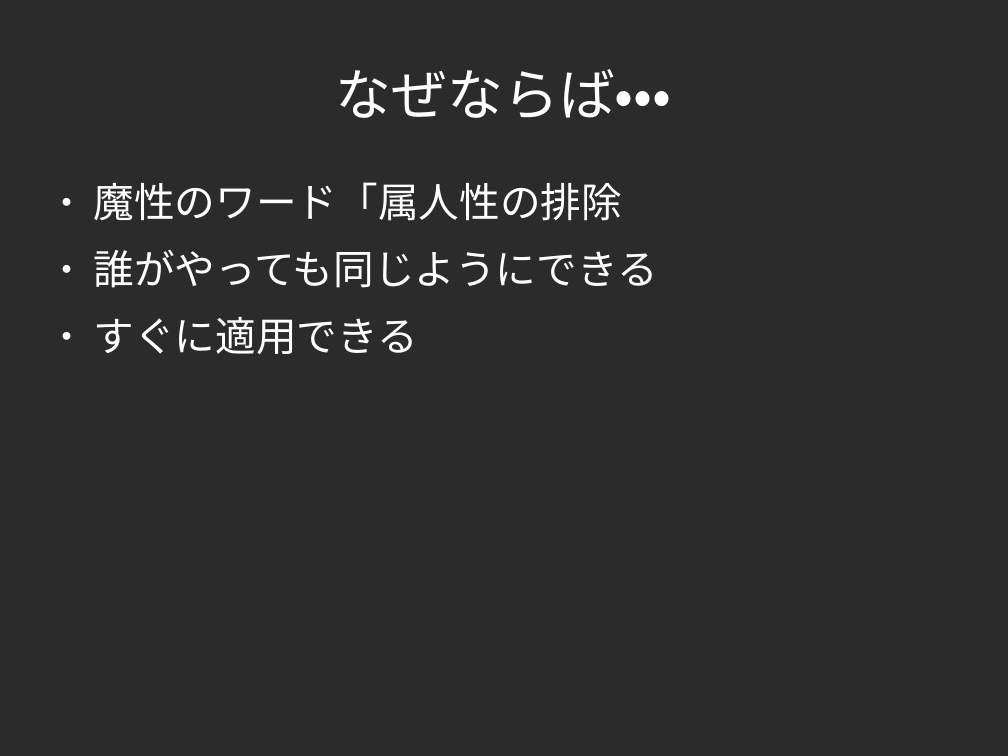
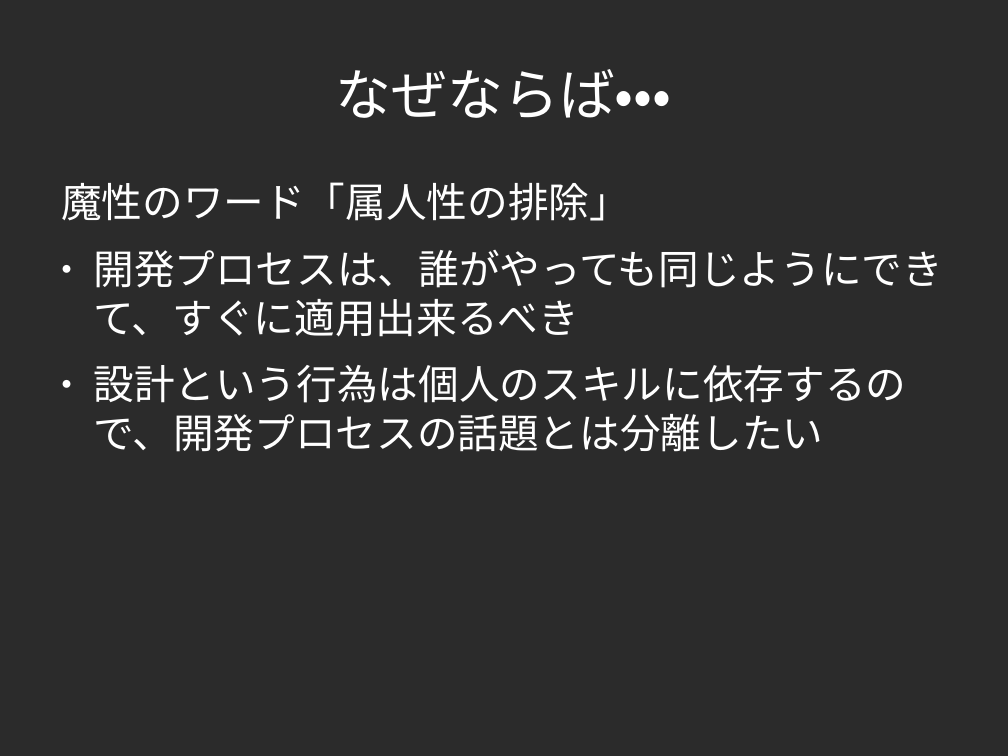
Before and after one commit to yojik/yojik-lib, a slide deck: slide 26 of 2009devsumi/oo_exercise/doc/devsum.odp (slide 18 before the commit). Drawn at 1008x756 pixels with LibreOffice and Linux fonts; fonts in the diff are those of the drawing; background and template pictures are left out; a plain dark background stands for a picture behind light text. Boxes give left, top, right and bottom in pixels: in the first picture for what was removed or moved away, otherwise in the second. Text is boxed around its words. In the diff, an @@ line names an element or a change of style, - is before the commit and + after.

```diff
--- a/2009devsumi/oo_exercise/doc/devsum.odp
+++ b/2009devsumi/oo_exercise/doc/devsum.odp
@@ text at [61,182,943,452]: text changed; font Roboto to Lato @@
-● 魔性のワード「属人性の排除
-● 誰がやっても同じようにできる
-● すぐに適用できる
+魔性のワード「属人性の排除」
+● 開発プロセスは、誰がやっても同じようにできて、すぐに適用出来るべき
+● 設計という行為は個人のスキルに依存するので、開発プロセスの話題とは分離したい
```
Also in this commit, not shown: 18 other slides changed, 15 slides added, 2 slides removed, 1 other file.
